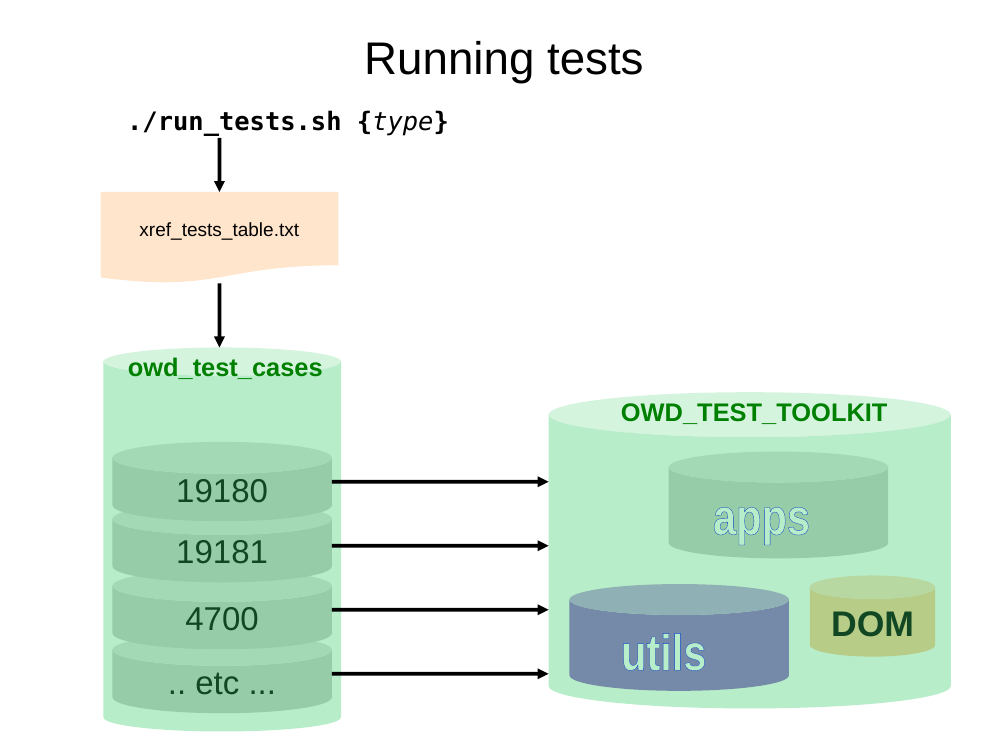
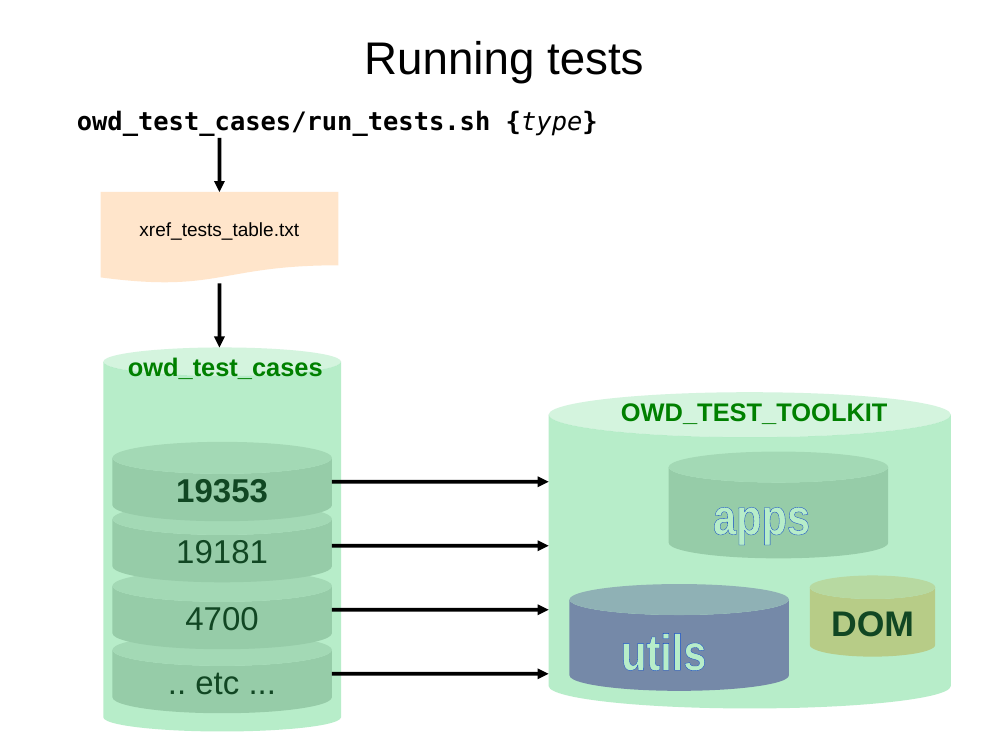
Before and after one commit to owdqa/OWD_TEST_TOOLKIT, a slide deck: slide 4 of Docs/Overview tech.odp. Drawn at 1008x756 pixels with LibreOffice and Linux fonts; fonts in the diff are those of the drawing. Boxes give left, top, right and bottom in pixels: in the first picture for what was removed or moved away, otherwise in the second. Text is boxed around its words. In the diff, an @@ line names an element or a change of style, - is before the commit and + after.

```diff
--- a/Docs/Overview tech.odp
+++ b/Docs/Overview tech.odp
@@ text at (77, 110, 598, 136): text changed @@
-./run_tests.sh {type}
+owd_test_cases/run_tests.sh {type}
@@ text in cylinder at (176, 479, 268, 503): text changed; bold on @@
-19180
+19353
```
Also in this commit, not shown: 4 other files.
